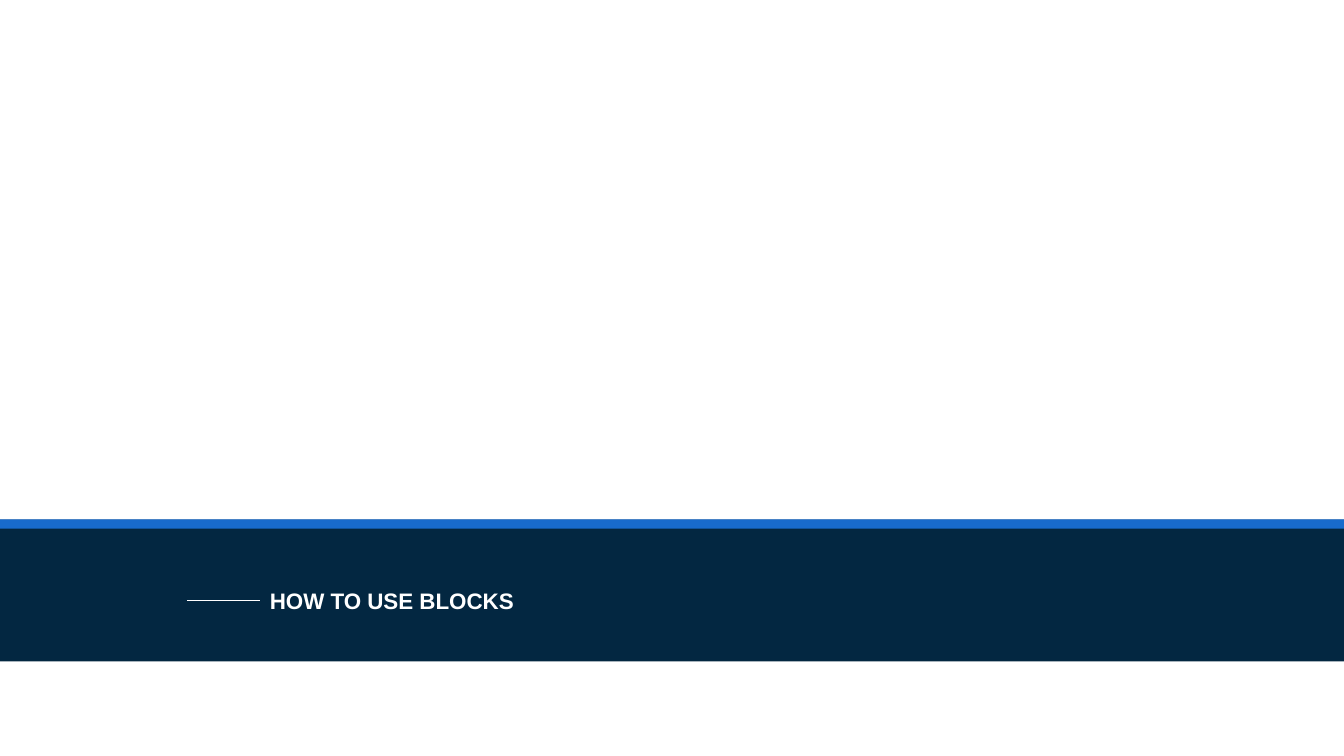
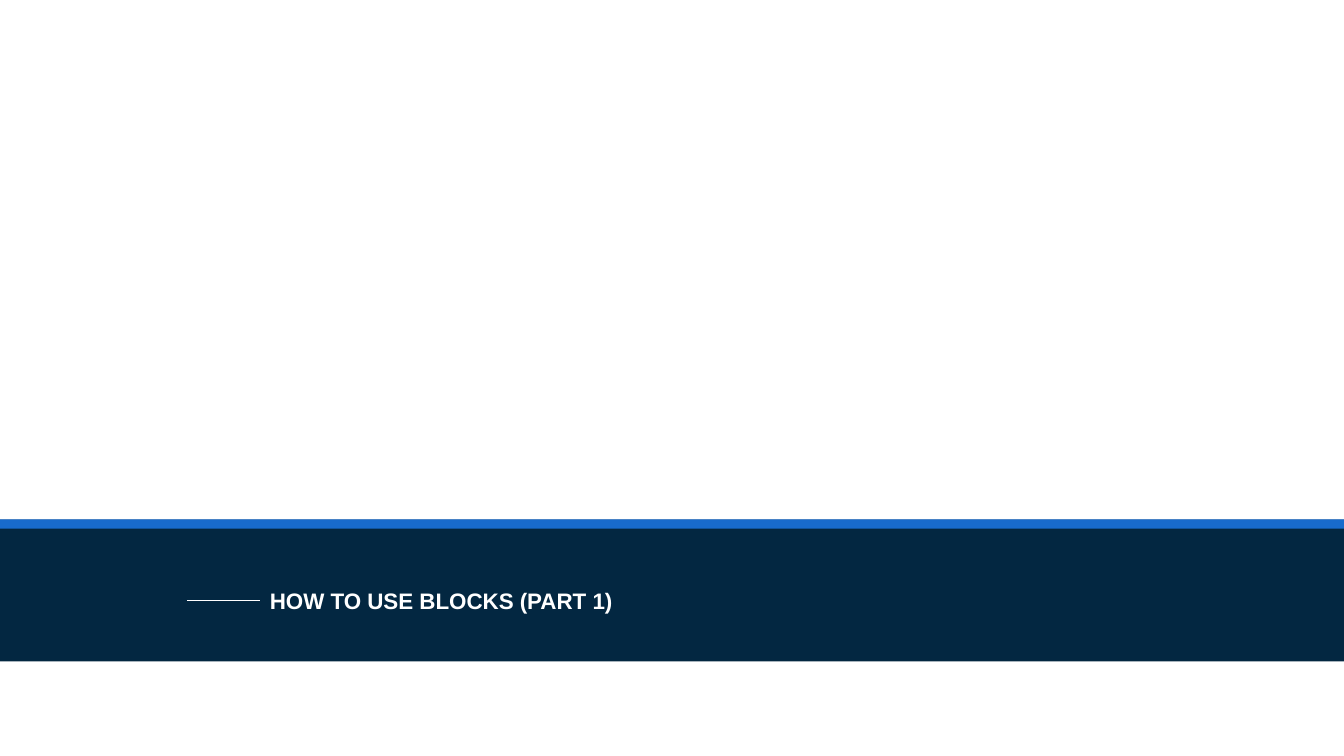
Before and after one commit to ntylerbelcan/aviation-controls-simulink-training-Belcan, a slide deck: slide 14 of ch01/Chapter 1 - Belcan.pptx (slide 13 before the commit). Drawn at 1344x756 pixels with LibreOffice and Linux fonts; fonts in the diff are those of the drawing; background and template pictures are left out. Boxes give left, top, right and bottom in pixels: in the first picture for what was removed or moved away, otherwise in the second. Text is boxed around its words. In the diff, an @@ line names an element or a change of style, - is before the commit and + after.

```diff
--- a/ch01/Chapter 1 - Belcan.pptx
+++ b/ch01/Chapter 1 - Belcan.pptx
@@ title at [270, 592, 613, 614]: text changed @@
-HOW TO USE BLOCKS
+HOW TO USE BLOCKS (PART 1)
```
Also in this commit, not shown: 22 other slides changed, 16 slides added, 4 other files.
